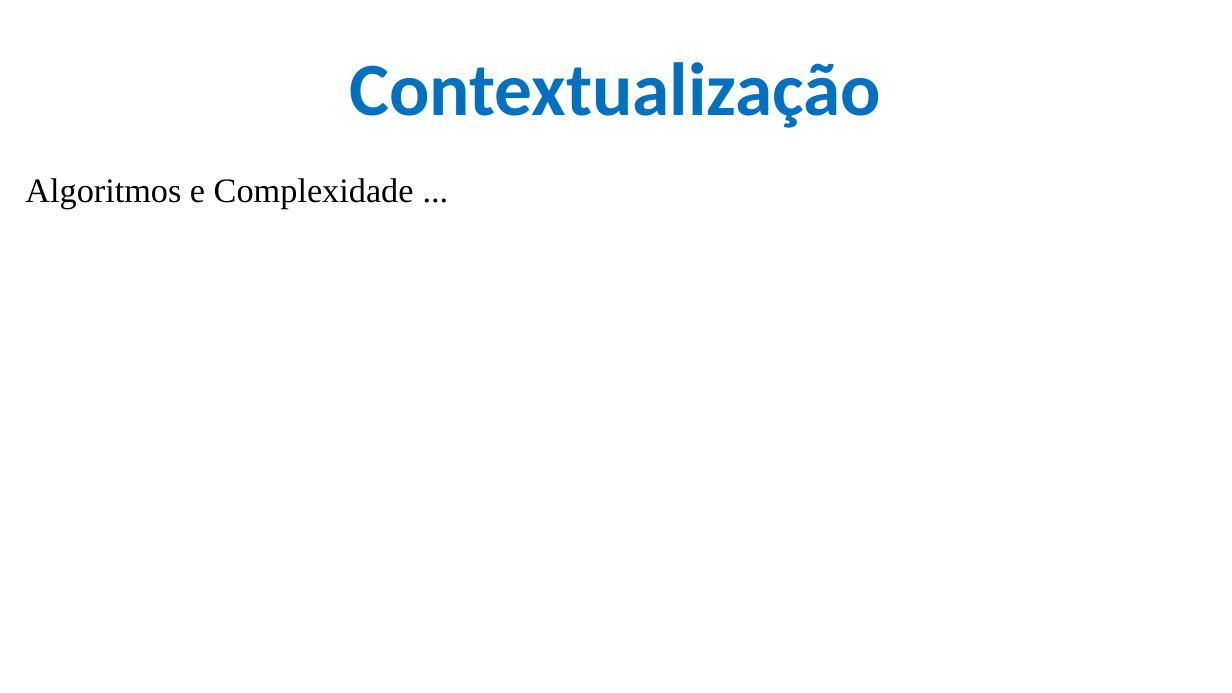
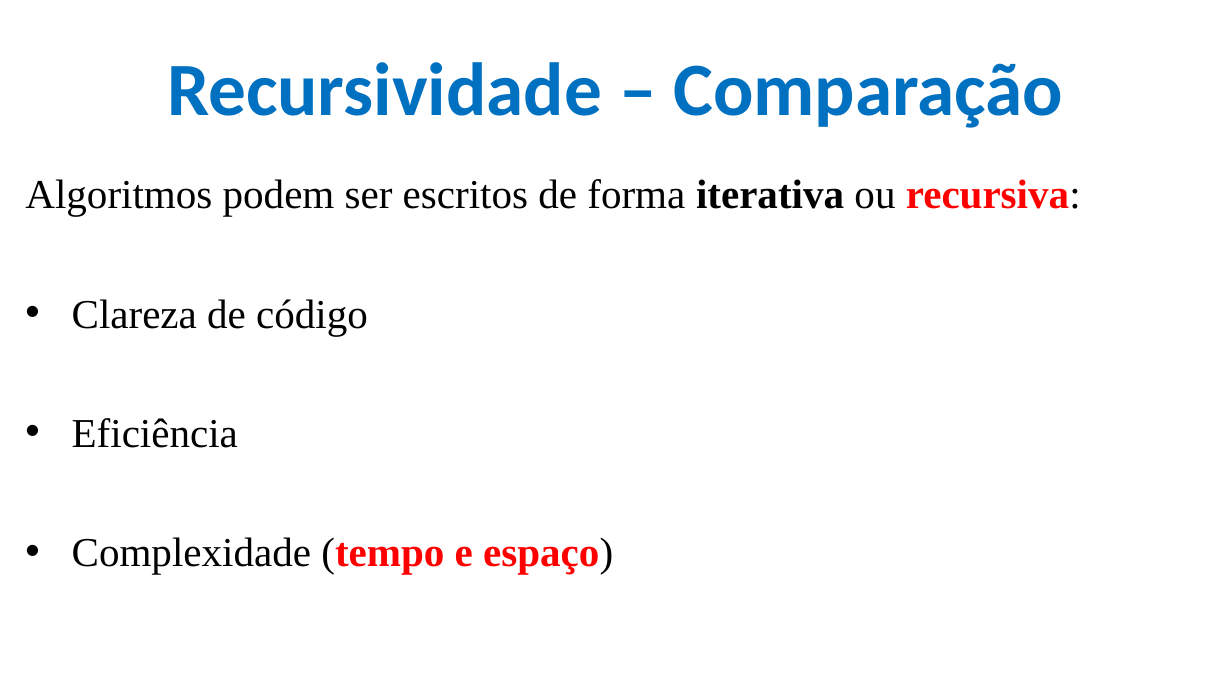
Before and after one commit to CloudEducationBrazil/WydenAlgoritmosEComplexidade, a slide deck: slide 10 of 01 Classes/Aula 03 - Algoritmos e Complexidade - Recursividade.pptx (slide 3 before the commit). Drawn at 1232x693 pixels with LibreOffice and Linux fonts; fonts in the diff are those of the drawing; background and template pictures are left out. Boxes give left, top, right and bottom in pixels: in the first picture for what was removed or moved away, otherwise in the second. Text is boxed around its words. In the diff, an @@ line names an element or a change of style, - is before the commit and + after.

Commit message:
Aulas Algorit e Complex 25Ago2025 ...

```diff
--- a/01 Classes/Aula 03 - Algoritmos e Complexidade - Recursividade.pptx
+++ b/01 Classes/Aula 03 - Algoritmos e Complexidade - Recursividade.pptx
@@ title at (x1=167, y1=62, x2=1064, y2=128): text changed @@
-Contextualização
+Recursividade – Comparação
@@ text at (x1=25, y1=179, x2=1081, y2=574): text changed; size 20 to 24 pt @@
-Algoritmos e Complexidade ...
+Algoritmos podem ser escritos de forma iterativa ou recursiva:
+• Clareza de código
+• Eficiência
+• Complexidade (tempo e espaço)
```
Also in this commit, not shown: 5 other slides changed, 15 slides added, 14 other files.
